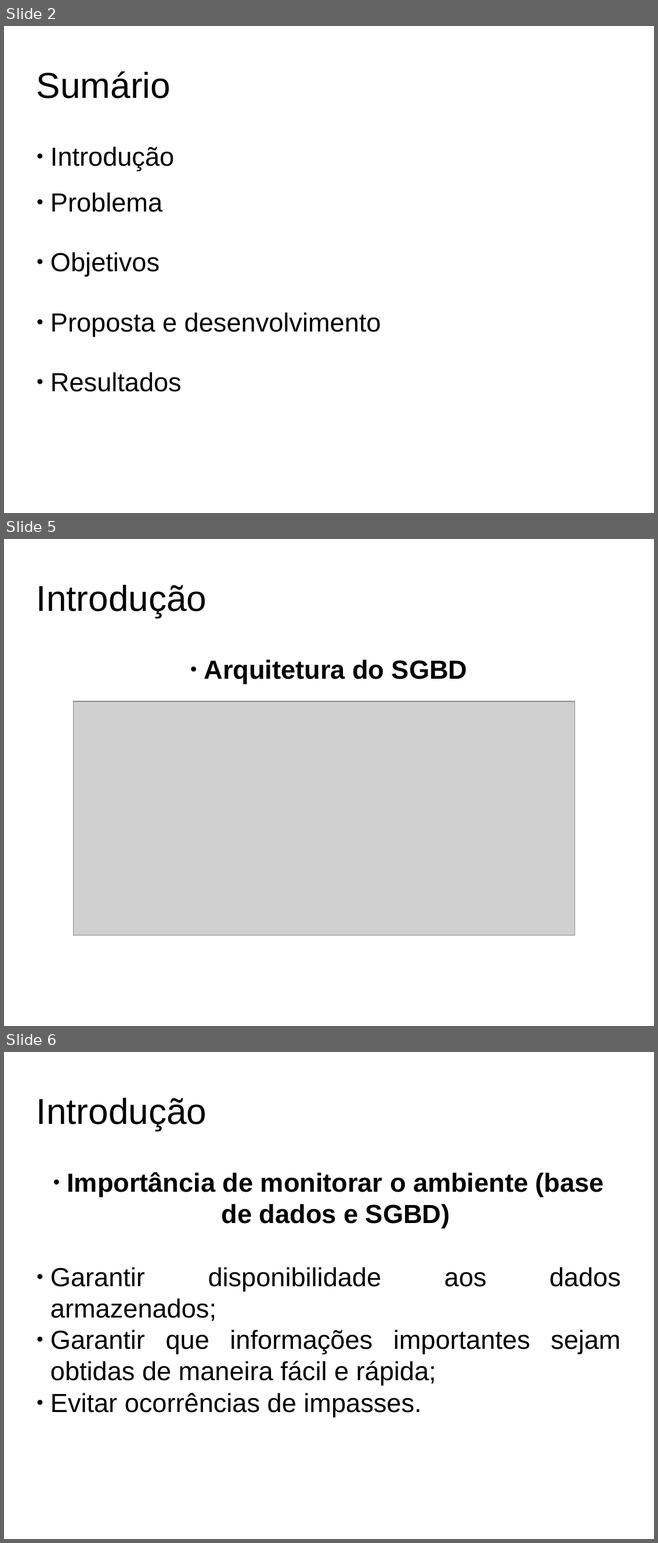
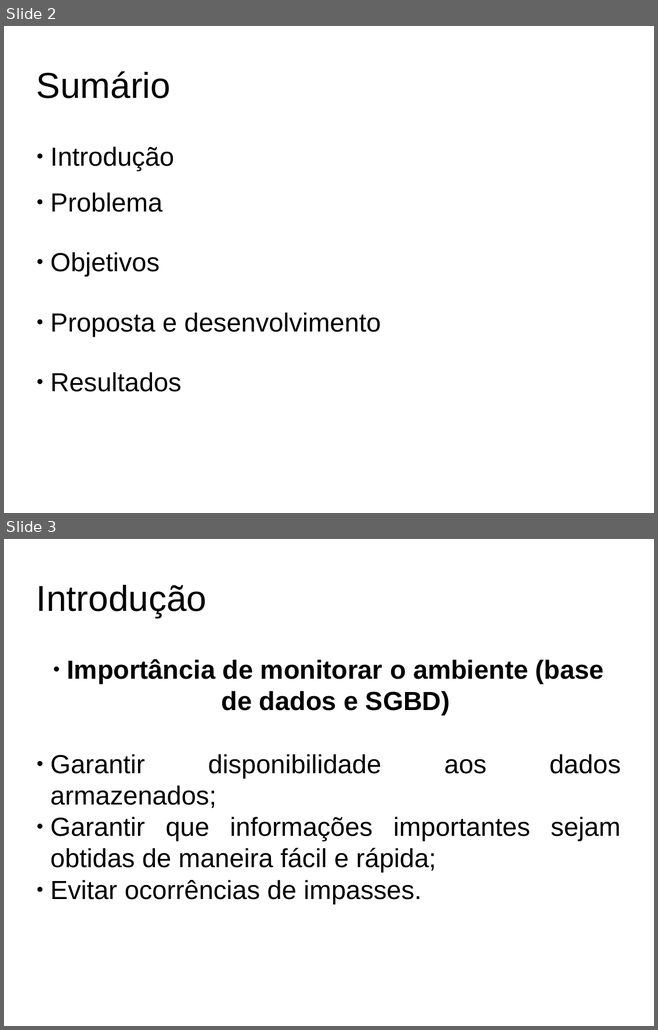
Before and after one commit to ftomasini/smdb, a slide deck: Documentos/FTOMASINI/SLIDES/slides.odp. Shown one above the other, each under a label of ours: slides 2, 5 and 6 before the commit, slides 2 and 3 after it; the slides between them are not shown. The pictures are 658x1543 and 658x1030 pixels, drawn with LibreOffice and Linux fonts; fonts in the diff are those of the drawing; grey boxes stand for pictures; background and template pictures are left out. Boxes give left, top, right and bottom in pixels: in the first picture for what was removed or moved away, otherwise in the second. Text is boxed around its words. In the diff, an @@ line names an element or a change of style, - is before the commit and + after.

```diff
--- a/Documentos/FTOMASINI/SLIDES/slides.odp
+++ b/Documentos/FTOMASINI/SLIDES/slides.odp
@@ slide 5 removed at box(4, 539, 654, 1026), background picture (left out) @@
@@ title removed at box(36, 585, 206, 617) @@
-Introdução
@@ text removed at box(204, 660, 467, 684) @@
-● Arquitetura do SGBD
@@ picture removed at box(74, 702, 575, 936) @@
@@ what was slide 6 is now slide 3 @@
```
Also in this commit, not shown: 4 slides changed, 11 other slides removed, 2 other files.
